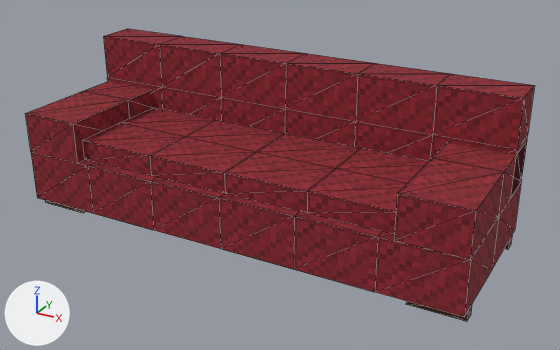
The glTF model art/props-3d/props/blocky/loungeCouchWide_0.glb as it was, and as the next commit left it.
The view is the same before and after, from a 50 mm lens placed at (2.11, -3.65, 2.16), pointed at (0.1, -0.01, 0.34). Lighting does not change. The marker at lower left points along +X, +Y and +Z. The first picture is the older version. Mesh edges are drawn as thin lines. Vertices at exactly the same position are counted once.

The first picture shows 'loungeCouchWide_0'.
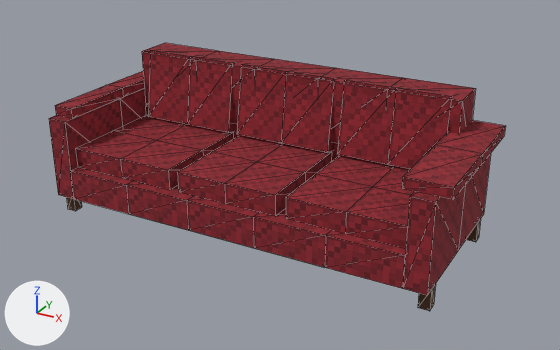
Location of each change, (x1, y1, x2, y2) in pixels of the pictures (560 x 350 px):
'loungeCouchWide_0', reshaped (10% narrower, 8% shorter)
    before: (25, 29, 535, 321)
    after: (49, 43, 506, 311)
part 1 of me_loungecouchwide_0, added
    after: (66, 197, 82, 211)
part 2 of me_loungecouchwide_0, added
    after: (466, 219, 481, 242)
part 3 of me_loungecouchwide_0, added
    after: (418, 284, 436, 311)
part 4 of me_loungecouchwide_0, added (red)
    after: (49, 43, 491, 295)
part 5 of me_loungecouchwide_0, added (red)
    after: (178, 135, 332, 216)
part 6 of me_loungecouchwide_0, added (red)
    after: (148, 50, 237, 133)
part 7 of me_loungecouchwide_0, added (red)
    after: (237, 63, 339, 153)
part 8 of me_loungecouchwide_0, added (red)
    after: (337, 79, 455, 169)
part 9 of me_loungecouchwide_0, deleted
    before: (406, 301, 472, 321)
part 10 of me_loungecouchwide_0, deleted (mostly hidden)
    before: (45, 200, 86, 213)
part 11 of me_loungecouchwide_0, cut back
    before: (25, 29, 535, 317)
    after: (402, 120, 506, 200)

The edits, one by one:
me_loungecouchwide_0 is used by ob_loungecouchwide_0; location (0.0, 0.0, 0.0).
me_loungecouchwide_0 had 172 vertices, 304 faces and spanned x -1.38..1.38, y -0.5..0.5, z 0.0..0.94.
me_loungecouchwide_0 now has 246 vertices, 420 faces and spans x -1.19..1.25, y -0.5..0.5, z 0.0..0.89.
me_loungecouchwide_0 part 1: a new loose piece, a box spanning x -1.188..-1.125, y -0.438..-0.375, z 0.0..0.125, in mat_blockyprops (picture img_blockyatlas).
me_loungecouchwide_0 part 2: a new loose piece, a box spanning x 1.125..1.188, y 0.375..0.438, z 0.0..0.125, in mat_blockyprops (picture img_blockyatlas).
me_loungecouchwide_0 part 3: a new loose piece, a box spanning x 1.125..1.188, y -0.438..-0.375, z 0.0..0.125, in mat_blockyprops (picture img_blockyatlas).
me_loungecouchwide_0 part 4: a new loose piece of 142 vertices spanning x -1.19..1.19, y -0.5..0.5, z 0.12..0.88, in mat_blockyprops (picture img_blockyatlas).
me_loungecouchwide_0 part 5: a new loose piece of 18 vertices spanning x -0.31..0.31, y -0.44..0.25, z 0.31..0.44, in mat_blockyprops (picture img_blockyatlas).
me_loungecouchwide_0 part 6: a new loose piece of 14 vertices spanning x -1.0..-0.38, y 0.19..0.45, z 0.42..0.89, in mat_blockyprops (picture img_blockyatlas).
me_loungecouchwide_0 part 7: a new loose piece of 14 vertices spanning x -0.31..0.31, y 0.19..0.45, z 0.42..0.89, in mat_blockyprops (picture img_blockyatlas).
me_loungecouchwide_0 part 8: a new loose piece of 14 vertices spanning x 0.38..1.0, y 0.19..0.45, z 0.42..0.89, in mat_blockyprops (picture img_blockyatlas).
me_loungecouchwide_0 part 9: the loose piece of 8 vertices spanning x 1.06..1.38, y -0.44..-0.38, z 0.0..0.06 is deleted.
me_loungecouchwide_0 part 10: the loose piece of 8 vertices spanning x -1.38..-1.06, y -0.44..-0.38, z 0.0..0.06 is deleted.
Part 11, on me_loungecouchwide_0:
139 vertices are removed from x -1.38..1.38, y -0.5..0.5, z 0.06..0.94.
256 faces are deleted.
5 vertices are added at (1.0, -0.44, 0.69), (1.0, 0.03, 0.69), (1.0, 0.5, 0.69), (1.0, -0.44, 0.62), (1.0, 0.03, 0.62).
6 new vertices lie (0.25, 0.0, 0.0) away from vertices in x 1.0, y -0.44..0.5, z 0.62..0.69.
20 new faces join them.
Other edits to the shape of me_loungecouchwide_0 do not show in these pictures.
